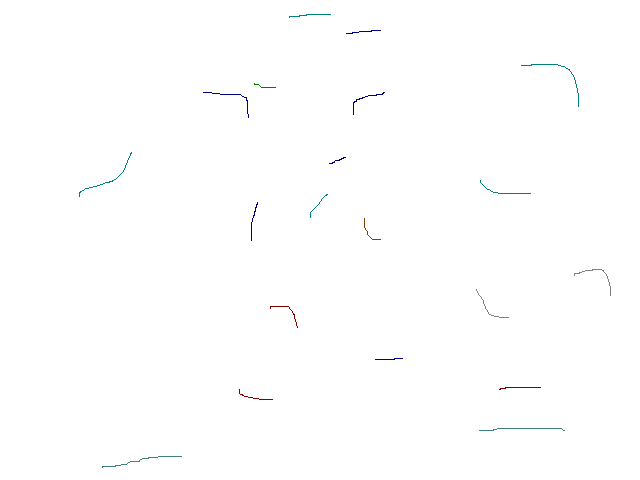
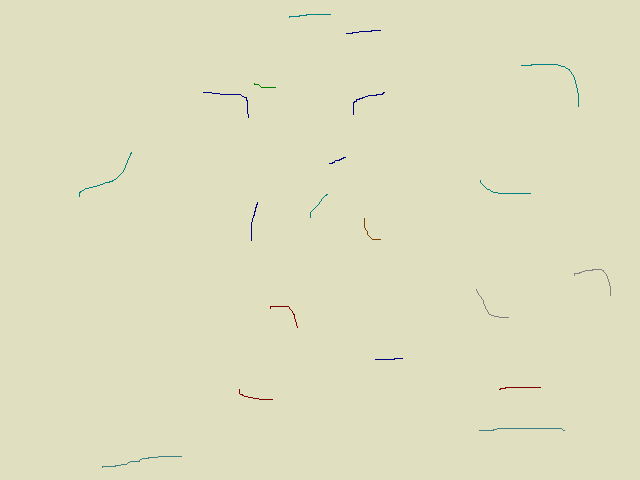
Two versions of the same layered image (640 x 480). Layer-by-layer changes:
painted on "Background" over [0, 0, 640, 480]
painted on "7_KitchenLow.png" over [0, 0, 640, 480]
